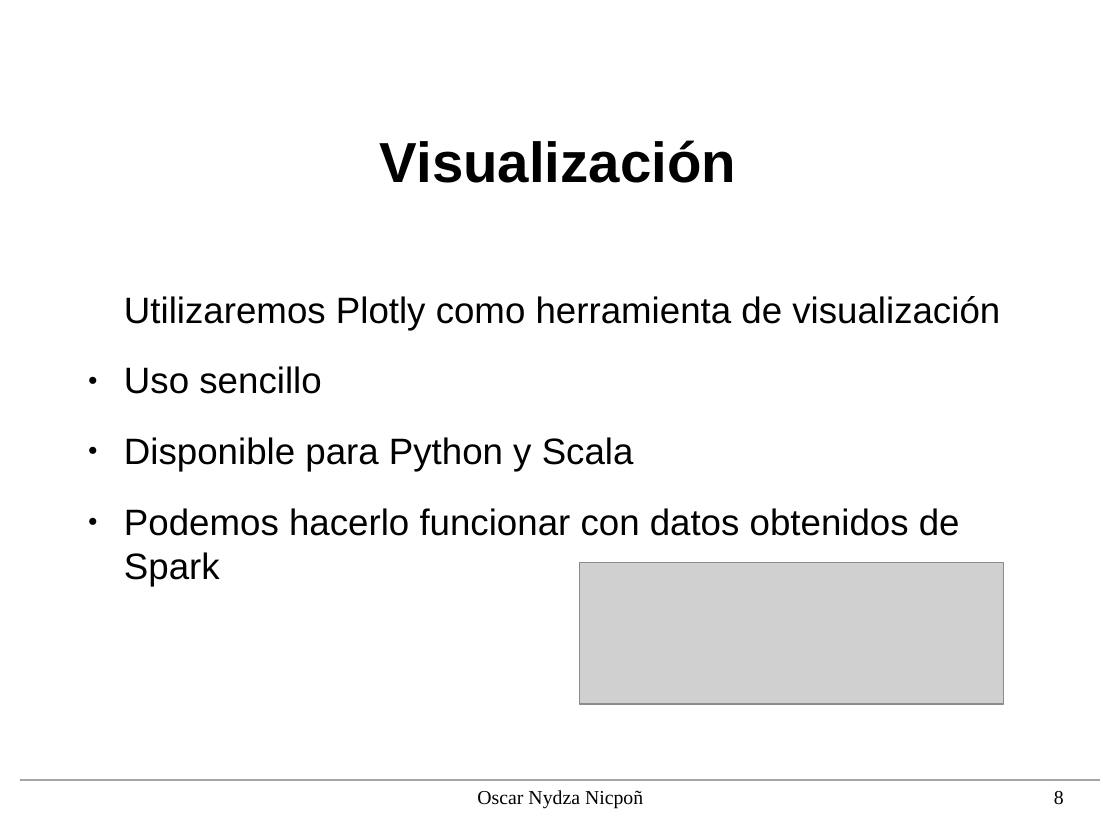
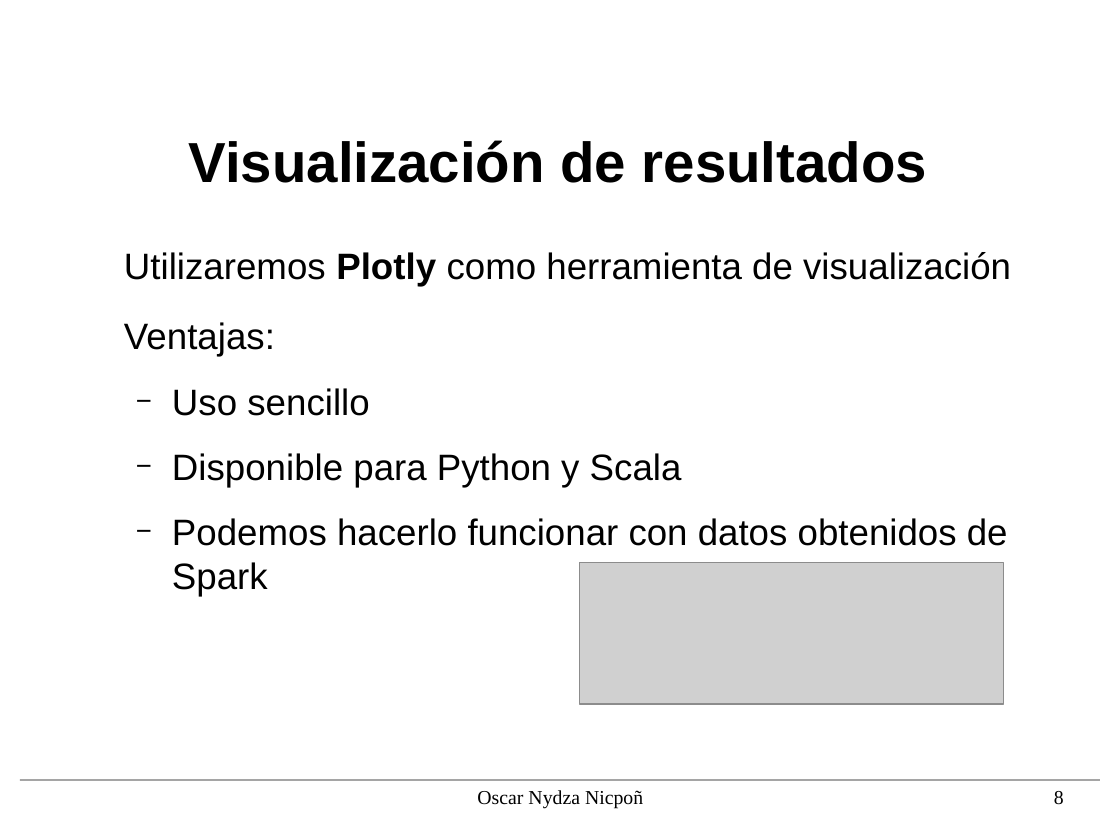
Before and after one commit to nipsn/Spark-TFG, a slide deck: slide 8 of presentacion/diapos.odp. Drawn at 1120x840 pixels with LibreOffice and Linux fonts; fonts in the diff are those of the drawing; grey boxes stand for pictures; background and template pictures are left out. Boxes give left, top, right and bottom in pixels: in the first picture for what was removed or moved away, otherwise in the second. Text is boxed around its words. In the diff, an @@ line names an element or a change of style, - is before the commit and + after.

```diff
--- a/presentacion/diapos.odp
+++ b/presentacion/diapos.odp
@@ title at (x1=189, y1=140, x2=927, y2=183): text changed @@
-Visualización
+Visualización de resultados
@@ text "Utilizaremos Plotly como herramienta de ..." moved from (x1=124, y1=296, x2=1000, y2=586) to (x1=124, y1=252, x2=1011, y2=597) @@
@@ text at (x1=124, y1=252, x2=1011, y2=597): bold on in "Plotly"; bullet ● to −; list level 1 to 2 in "Uso sencillo"; list level 1 to 2 in "Disponible para Python y Scala"; list level 1 to 2 in "Podemos hacerlo funcionar con datos ..." @@
@@ text at (x1=124, y1=322, x2=275, y2=357): paragraph added @@
+Ventajas:
```
Also in this commit, not shown: 18 other slides changed, 5 slides removed, 1 other file.
